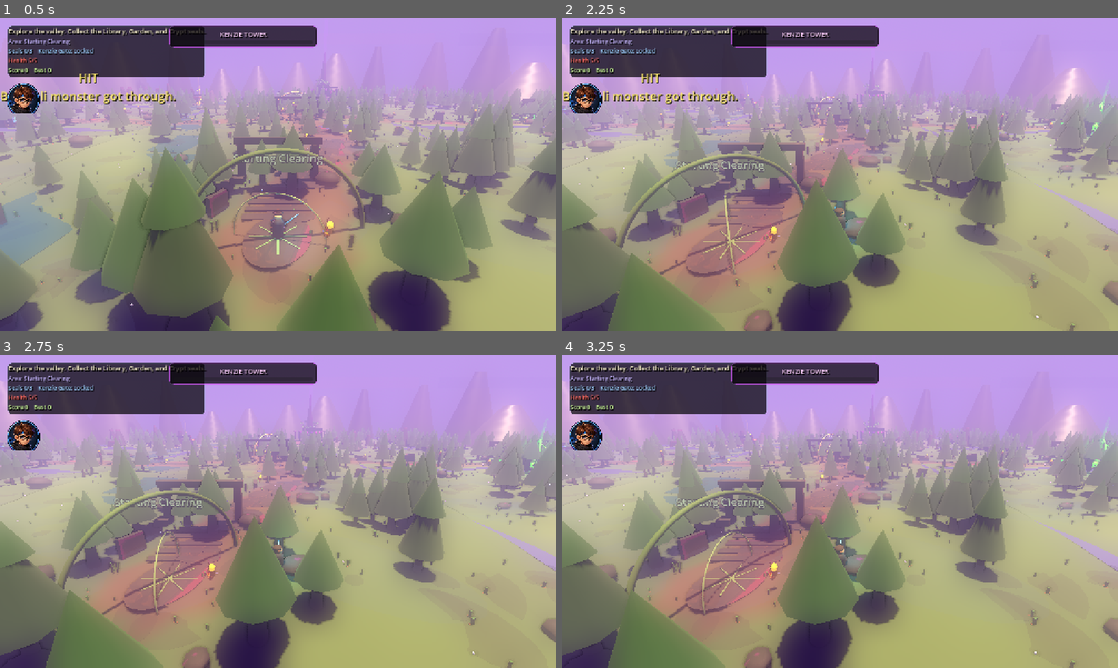
Above: before the commit, frames 1-4 (two rows, left to right).
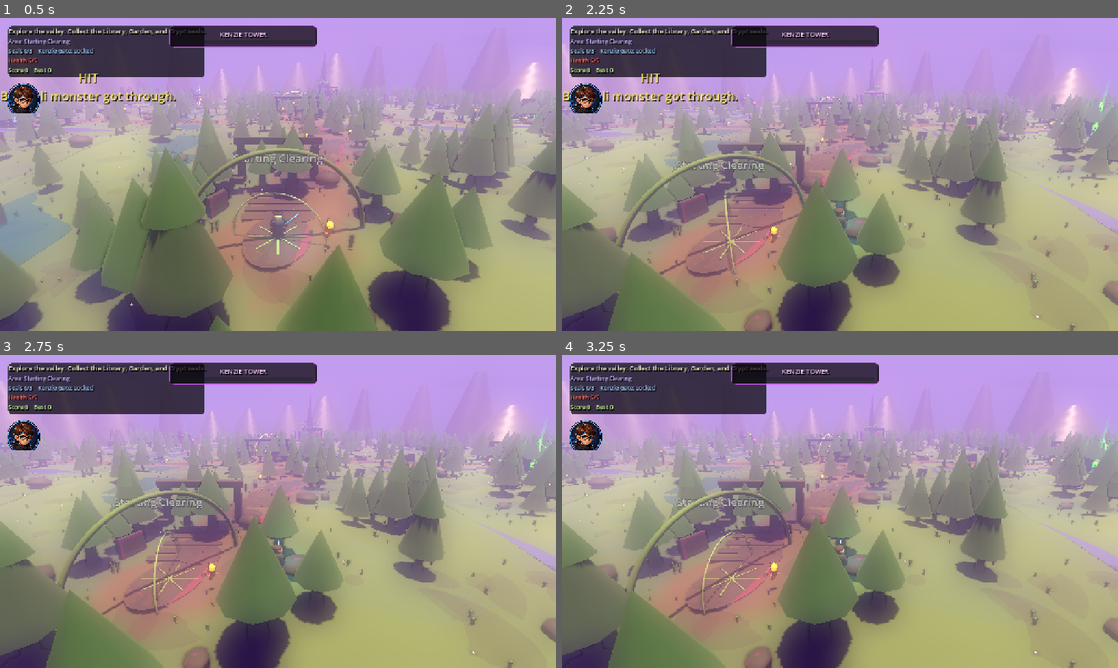
Above: after the commit, the same moments.

Repository: jfeldman9-rgb/RileyDungeonMaster
Game: Godot game, scene res://scenes/open_world_prototype.tscn
The game is run twice, just before and just after one commit, with the same random seed, the same clock (stepped at 60 frames per second) and the same inputs.
Inputs (mouse positions are in pixels of both pictures, inside the frame that each line leads up to):
- Up to frame 1 (0.5 s): no input
- Up to frame 2 (2.25 s): tap Enter (ui_accept) at 0.5, 0.77 s; move the mouse to (962, 158) at 0.52 s; hold D (move_right) 0.53-1.25 s; hold Shift (dash) 0.53-1.25 s; click (962, 158) at 0.67 s; tap Space (slice) at 0.8 s; drag from (728, 190) to (812, 237) at 1.27 s; move the mouse to (895, 105) at 2.02 s; hold D (move_right) from 2.03 s (still down); hold Shift (dash) from 2.03 s (still down)
- Up to frame 3 (2.75 s): keep holding D (move_right); keep holding Shift (dash); tap Space (slice) at 2.3 s
- Up to frame 4 (3.25 s): release D (move_right) at 2.75 s; release Shift (dash) at 2.75 s; drag from (812, 574) to (673, 464) at 2.77 s

Frame 1 is identical in both runs. In frame 2, 0.1% of the frame differs, in the area x 1-99%, y 23-100%; in frame 3, less than 0.1%; in frame 4, nothing differs.

Commit message:
Restore action camera shake

Diff:
--- a/scripts/camera_rig.gd
+++ b/scripts/camera_rig.gd
@@ -15,6 +15,8 @@
 var yaw := 0.0
 var target: Node3D
 var camera: Camera3D
+var shake_timer := 0.0
+var shake_strength := 0.0
 
 
 func _ready() -> void:
@@ -27,6 +29,7 @@
 		var height := follow_height + (portrait_height_bonus if portrait else 0.0)
 		global_position = target.global_position - forward * distance + Vector3.UP * height
 		camera.look_at(target.global_position + forward * look_ahead + Vector3.UP)
+	call_deferred("_connect_feedback_signals")
 
 
 func _process(delta: float) -> void:
@@ -43,6 +46,52 @@
 	var distance := follow_distance + (portrait_distance_bonus if portrait else 0.0)
 	var height := follow_height + (portrait_height_bonus if portrait else 0.0)
 	var desired := target.global_position - forward * distance + Vector3.UP * height
+	if shake_timer > 0.0:
+		shake_timer = maxf(0.0, shake_timer - delta)
+		desired += Vector3(randf_range(-1.0, 1.0), randf_range(-0.45, 0.45), randf_range(-1.0, 1.0)) * shake_strength
+		shake_strength = lerpf(shake_strength, 0.0, minf(1.0, 6.0 * delta))
 	global_position = global_position.lerp(desired, minf(1.0, smoothing * delta))
 	camera.fov = lerpf(camera.fov, portrait_fov if portrait else landscape_fov, minf(1.0, 3.0 * delta))
 	camera.look_at(target.global_position + forward * look_ahead + Vector3.UP * 1.35)
+
+
+func shake(duration: float, strength: float) -> void:
+	shake_timer = maxf(shake_timer, duration)
+	shake_strength = maxf(shake_strength, strength)
+
+
+func _connect_feedback_signals() -> void:
+	var scene := get_tree().current_scene
+	if not scene:
+		return
+	var player := scene.get_node_or_null("RileyPlayer")
+	if player:
+		_connect_if_present(player, "enemy_sliced", Callable(self, "_on_enemy_sliced"))
+		_connect_if_present(player, "dash_requested", Callable(self, "_on_dash_requested"))
+	var objectives := scene.get_node_or_null("WorldObjectives")
+	if objectives:
+		_connect_if_present(objectives, "kenzie_shield_hit", Callable(self, "_on_shield_hit"))
+	if has_node("/root/GameState"):
+		var state := get_node("/root/GameState")
+		_connect_if_present(state, "player_damaged", Callable(self, "_on_player_damaged"))
+
+
+func _connect_if_present(source: Object, signal_name: String, callable: Callable) -> void:
+	if source.has_signal(signal_name) and not source.is_connected(signal_name, callable):
+		source.connect(signal_name, callable)
+
+
+func _on_enemy_sliced(_position: Vector3) -> void:
+	shake(0.08, 0.08)
+
+
+func _on_dash_requested() -> void:
+	shake(0.06, 0.045)
+
+
+func _on_shield_hit(_remaining: int) -> void:
+	shake(0.24, 0.18)
+
+
+func _on_player_damaged(_new_health: int) -> void:
+	shake(0.22, 0.16)
